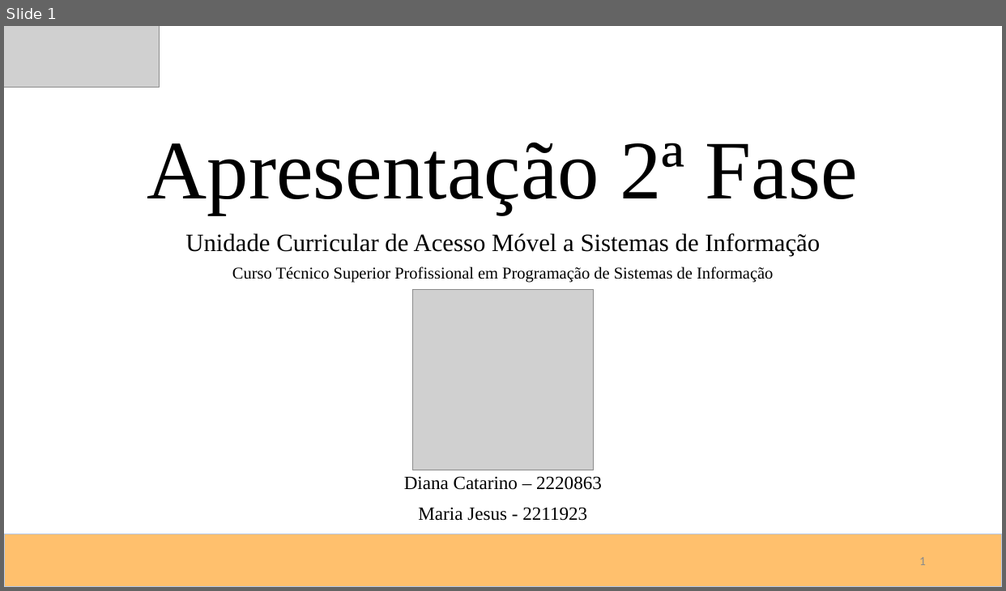
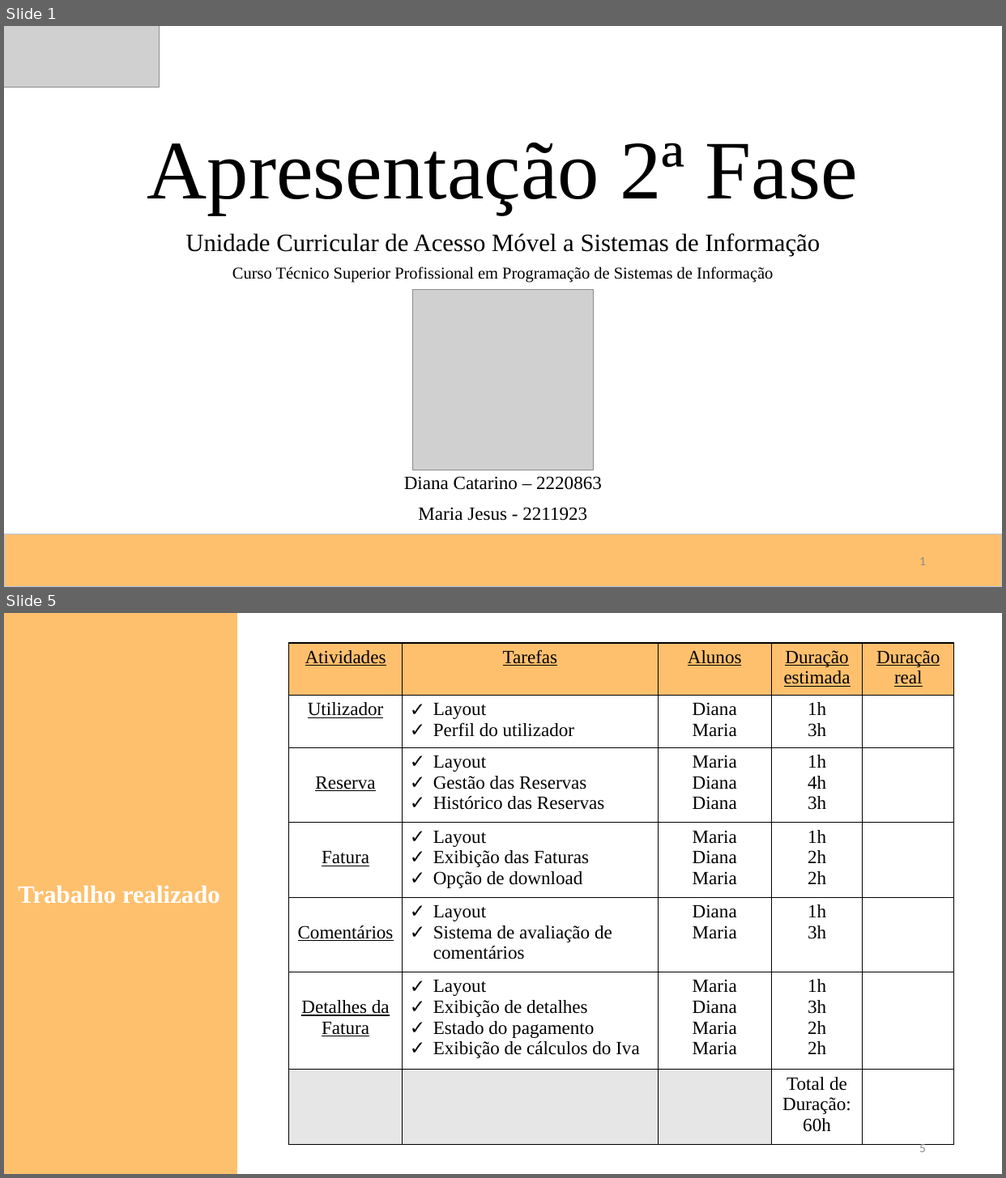
Before and after one commit to dianacatarino/PSI_AMSI_202324, a slide deck: doc/Apresentação 2ª Fase.pptx. Shown one above the other, each under a label of ours: slide 1 before the commit, slides 1 and 5 after it; the slides between them are not shown. The pictures are 1006x591 and 1006x1178 pixels, drawn with LibreOffice and Linux fonts; fonts in the diff are those of the drawing; grey boxes stand for pictures. Boxes give left, top, right and bottom in pixels: in the first picture for what was removed or moved away, otherwise in the second. Text is boxed around its words. In the diff, an @@ line names an element or a change of style, - is before the commit and + after.

```diff
--- a/doc/Apresentação 2ª Fase.pptx
+++ b/doc/Apresentação 2ª Fase.pptx
@@ slide 5 added at (x1=4, y1=613, x2=1002, y2=1174), background #FFFFFF @@
@@ rectangle added at (x1=4, y1=613, x2=236, y2=1174), fill #FFC06D, outline #FFC06D 1 pt @@
@@ table added at (x1=288, y1=643, x2=954, y2=1144), 7 rows, 5 columns @@
+Atividades | Tarefas | Alunos | Duração estimada | Duração / real
+Utilizador | Layout / Perfil do utilizador | Diana / Maria | 1h / 3h | 
+Reserva | Layout / Gestão das Reservas / Histórico das Reservas | Maria / Diana / Diana | 1h / 4h / 3h | 
+Fatura | Layout / Exibição das Faturas / Opção de download | Maria / Diana / Maria | 1h / 2h / 2h | 
+Comentários | Layout / Sistema de avaliação de comentários | Diana / Maria | 1h / 3h | 
+Detalhes da Fatura | Layout / Exibição de detalhes / Estado do pagamento / Exibição de cálculos do Iva | Maria / Diana / Maria / Maria | 1h / 3h / 2h / 2h | 
+ |  |  | Total de Duração: 60h | 
@@ text added at (x1=18, y1=885, x2=220, y2=903), 24 pt, text #FFFFFF, bold @@
+Trabalho realizado
@@ page number added at (x1=919, y1=1144, x2=926, y2=1152), 12 pt, text #8C8C8C @@
+5
```
Also in this commit, not shown: 1 slide changed, 9 other slides added.
